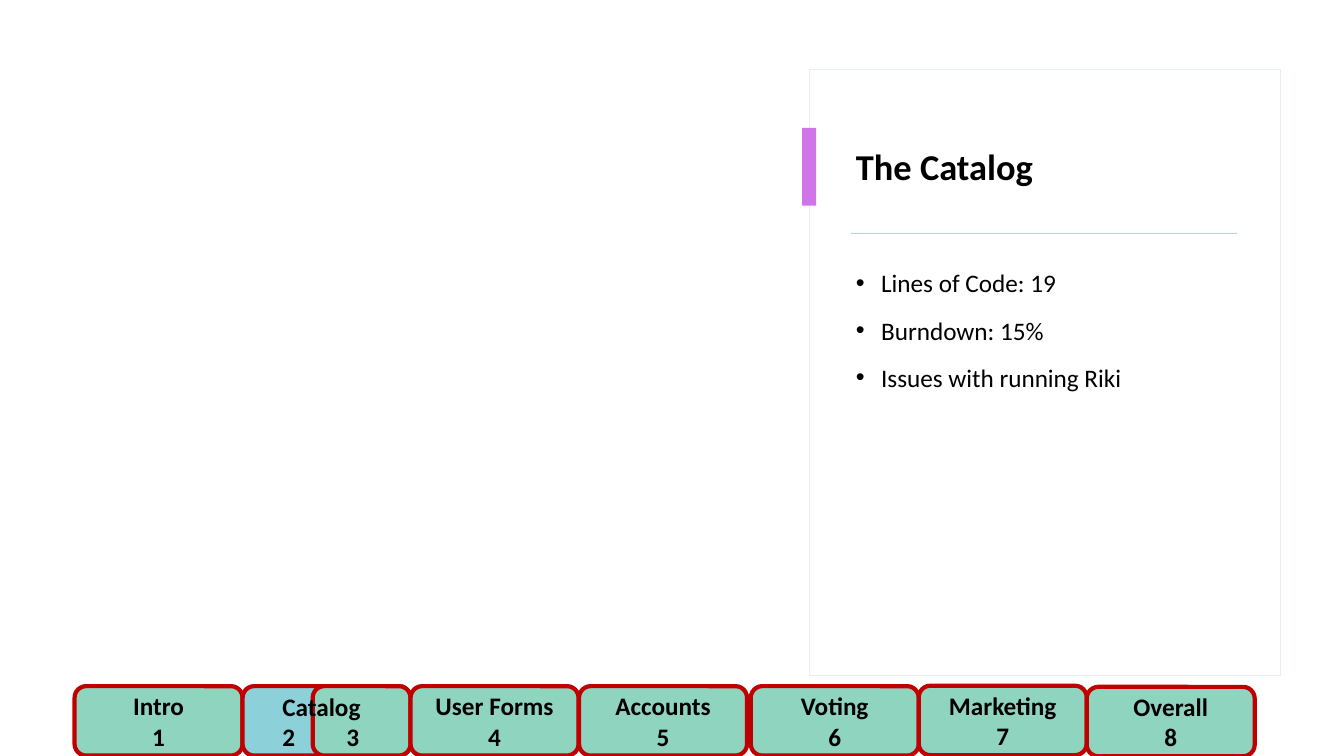
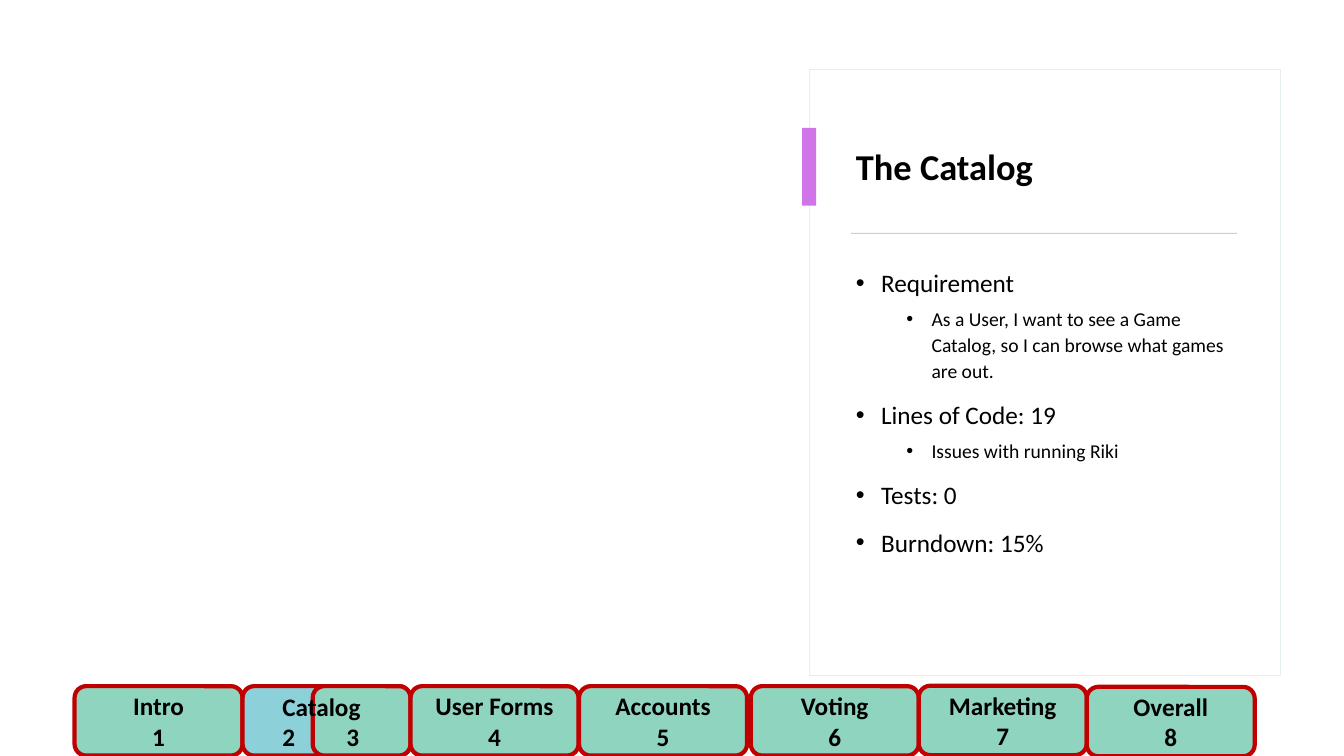
Before and after one commit to FlamingPyro/CSC440-Wiki-Gaming, a slide deck: slide 2 of Presentations/Wiki Gaming week 2.pptx. Drawn at 1344x756 pixels with LibreOffice and Linux fonts; fonts in the diff are those of the drawing; background and template pictures are left out. Boxes give left, top, right and bottom in pixels: in the first picture for what was removed or moved away, otherwise in the second. Text is boxed around its words. In the diff, an @@ line names an element or a change of style, - is before the commit and + after.

```diff
--- a/Presentations/Wiki Gaming week 2.pptx
+++ b/Presentations/Wiki Gaming week 2.pptx
@@ text at (881, 274, 1223, 378): paragraphs added @@
+• Requirement
+  • As a User, I want to see a Game Catalog, so I can browse what games are out.
@@ text at (881, 369, 1121, 392): paragraph removed @@
-• Issues with running Riki
@@ text at (881, 444, 1119, 505): paragraphs added @@
+  • Issues with running Riki
+• Tests: 0
```
Also in this commit, not shown: 6 other slides changed.
